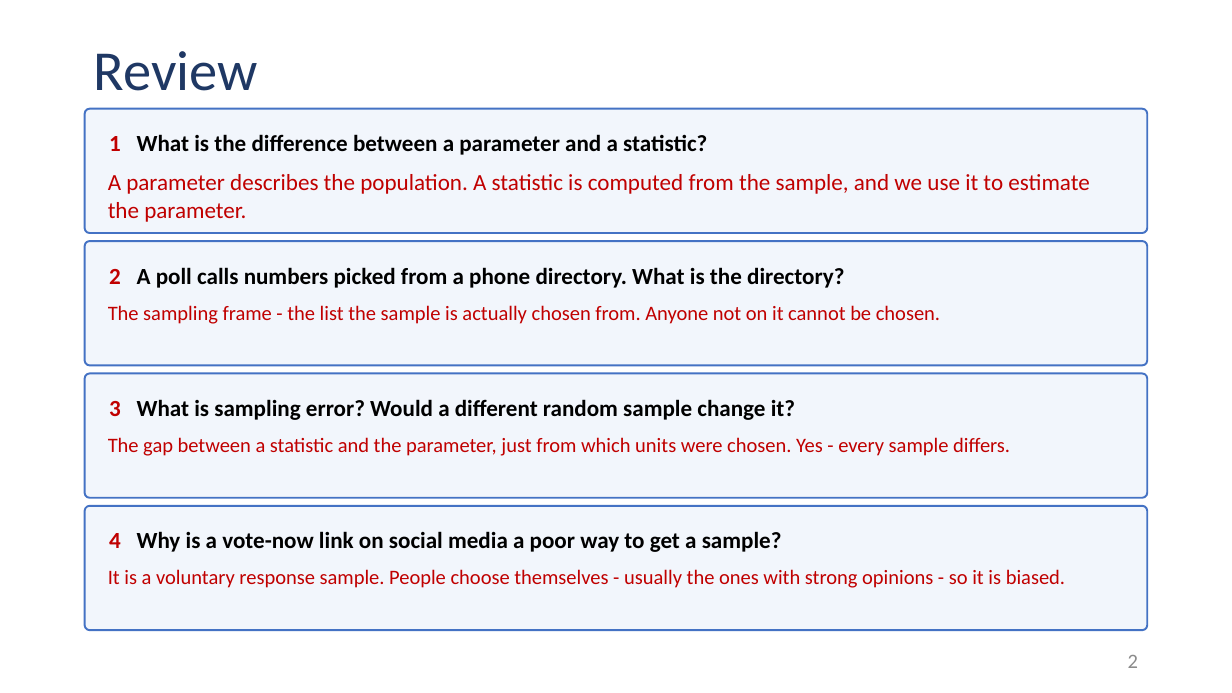
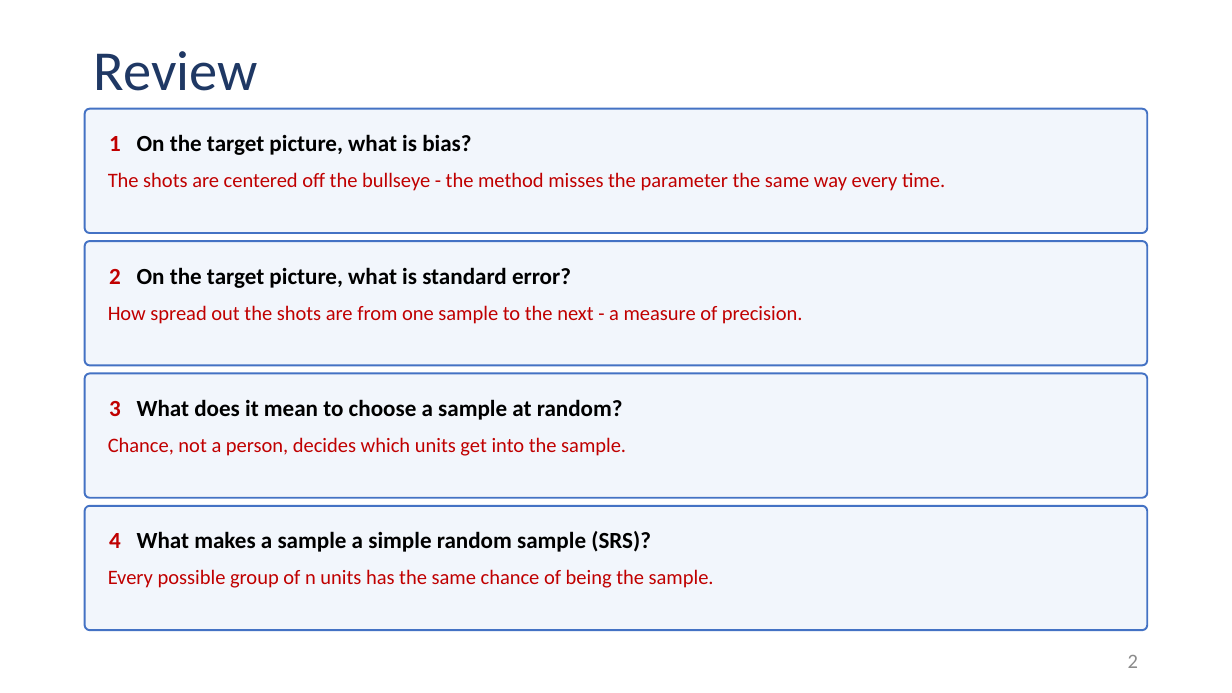
Before and after one commit to Jarred6068/Kvamme_UI_STAT251, a slide deck: slide 2 of docs/lecture_slides/Week 5/Week5_Lecture9_Slides_9_21_2026.pptx. Drawn at 1232x693 pixels with LibreOffice and Linux fonts; fonts in the diff are those of the drawing. Boxes give left, top, right and bottom in pixels: in the first picture for what was removed or moved away, otherwise in the second. Text is boxed around its words. In the diff, an @@ line names an element or a change of style, - is before the commit and + after.

```diff
--- a/docs/lecture_slides/Week 5/Week5_Lecture9_Slides_9_21_2026.pptx
+++ b/docs/lecture_slides/Week 5/Week5_Lecture9_Slides_9_21_2026.pptx
@@ text in rounded rectangle at <box>109,134,471,155</box>: text changed @@
-1 What is the difference between a parameter and a statistic?
+1 On the target picture, what is bias?
@@ text at <box>108,172,945,191</box>: text changed; size 18 to 16 pt @@
-A parameter describes the population. A statistic is computed from the sample, and we use it to estimate the parameter.
+The shots are centered off the bullseye - the method misses the parameter the same way every time.
@@ text in rounded rectangle at <box>109,267,571,288</box>: text changed @@
-2 A poll calls numbers picked from a phone directory. What is the directory?
+2 On the target picture, what is standard error?
@@ text at <box>108,305,803,324</box>: text changed @@
-The sampling frame - the list the sample is actually chosen from. Anyone not on it cannot be chosen.
+How spread out the shots are from one sample to the next - a measure of precision.
@@ text in rounded rectangle at <box>109,399,623,420</box>: text changed @@
-3 What is sampling error? Would a different random sample change it?
+3 What does it mean to choose a sample at random?
@@ text at <box>108,437,626,456</box>: text changed @@
-The gap between a statistic and the parameter, just from which units were chosen. Yes - every sample differs.
+Chance, not a person, decides which units get into the sample.
@@ text in rounded rectangle at <box>109,531,651,552</box>: text changed @@
-4 Why is a vote-now link on social media a poor way to get a sample?
+4 What makes a sample a simple random sample (SRS)?
@@ text at <box>108,569,714,588</box>: text changed @@
-It is a voluntary response sample. People choose themselves - usually the ones with strong opinions - so it is biased.
+Every possible group of n units has the same chance of being the sample.
```
Also in this commit, not shown: 2 other slides changed, 4 slides added, 58 other files.
